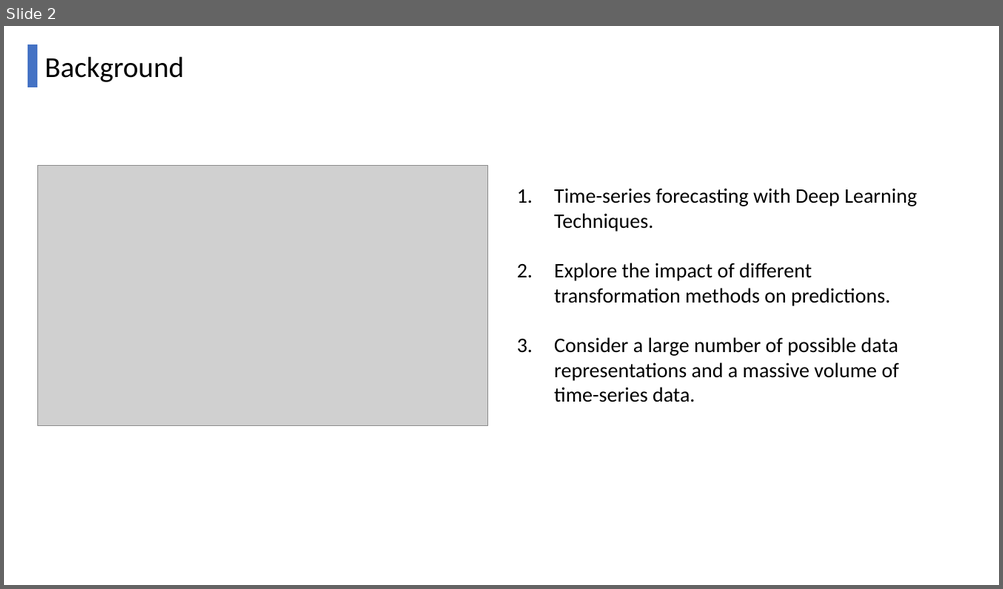
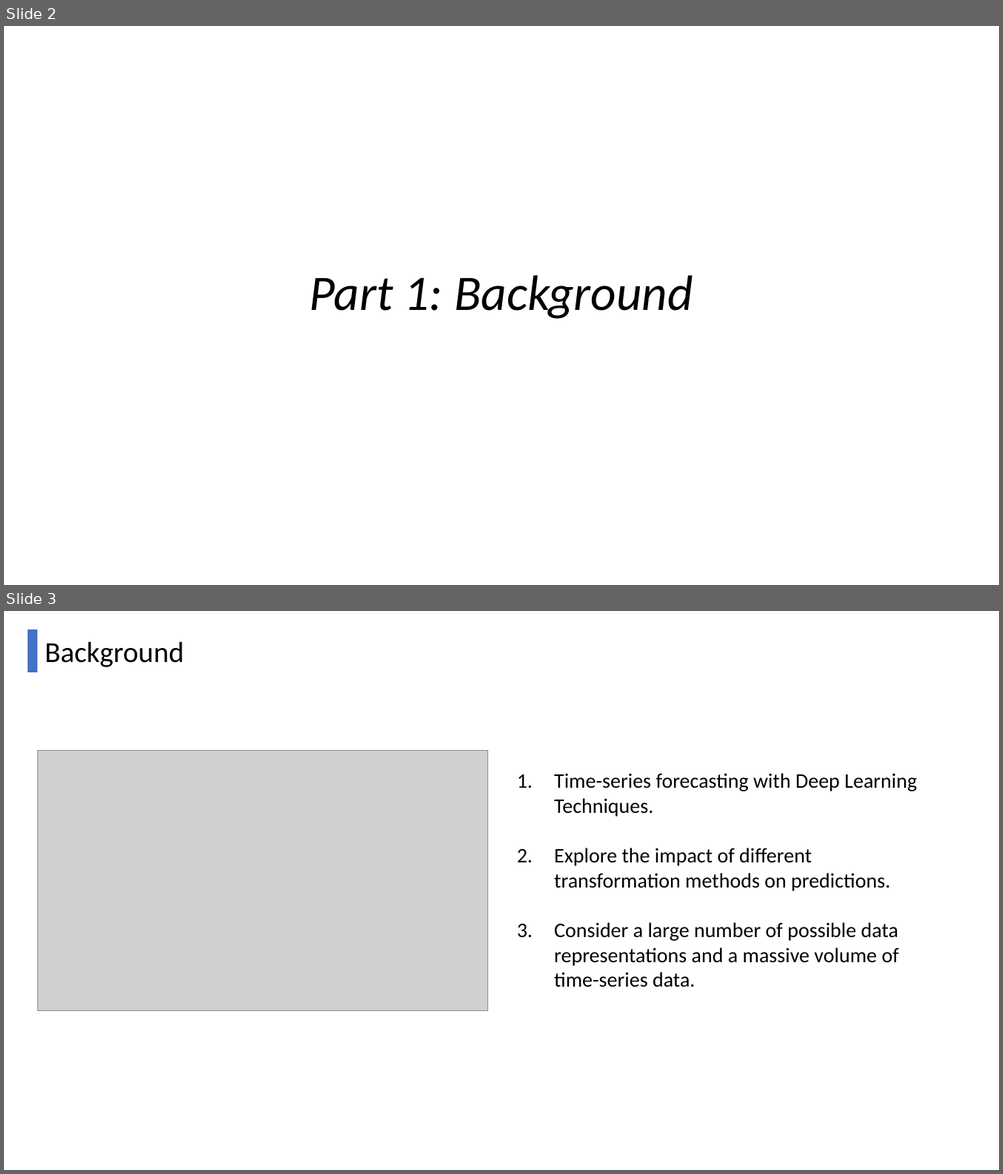
Before and after one commit to CatherineHao/Steerable-time-series-forecast, a slide deck: script(1).pptx. Shown one above the other, each under a label of ours: slide 2 before the commit, slides 2 and 3 after it. The pictures are 1003x589 and 1003x1174 pixels, drawn with LibreOffice and Linux fonts; fonts in the diff are those of the drawing; grey boxes stand for pictures. Boxes give left, top, right and bottom in pixels: in the first picture for what was removed or moved away, otherwise in the second. Text is boxed around its words. In the diff, an @@ line names an element or a change of style, - is before the commit and + after.

```diff
--- a/script(1).pptx
+++ b/script(1).pptx
@@ slide 2 added at <box>4,26,999,585</box>, background #FFFFFF @@
@@ title added at <box>309,275,693,319</box>, 48 pt, text #000000, italic @@
+Part 1: Background
@@ what was slide 2 is now slide 3 @@
```
Also in this commit, not shown: 2 slides changed, 3 other slides added, 2 slides removed, 3 other files.
